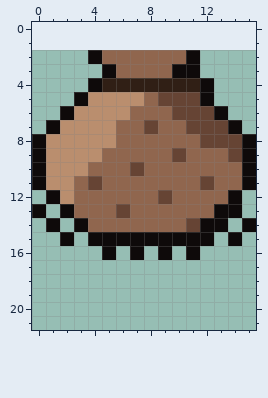
Pixel-art file: ArtSource/pixel/dungeon27/prop_sack.aseprite. Above, as it was before the edit.
18x20 pixels, 1 frame. The old version is drawn lined up with the new one, on the new canvas.
New version:
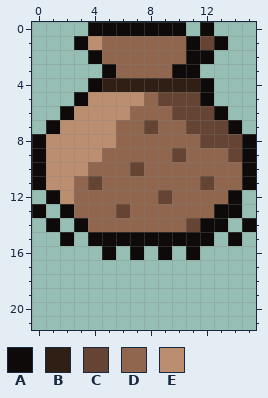
Palette (. is transparent): A #0e0a0a  B #301f15  C #664434  D #90664e  E #ba8e6e
Difference:
{"change": "canvas 18x20 -> 16x22, the old top-left corner now at -1,2 (the part of the old canvas that was cut away was empty and is not shown)"}
{"y":0,"x":4,"old":".......","new":"AAAAAAA"}
{"y":0,"x":12,"old":".","new":"A"}
{"y":1,"x":3,"old":"...........","new":"AEDDDDDDACA"}
{"y":2,"x":12,"old":".","new":"A"}
